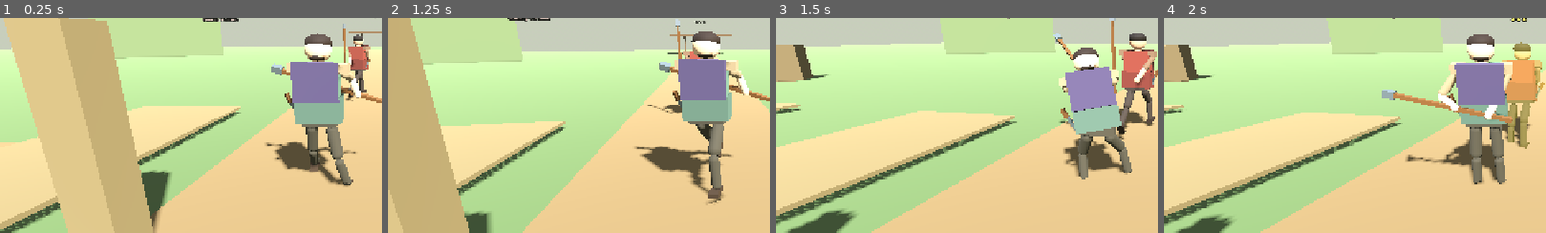
Above: before the commit, frames 1-4 (left to right).
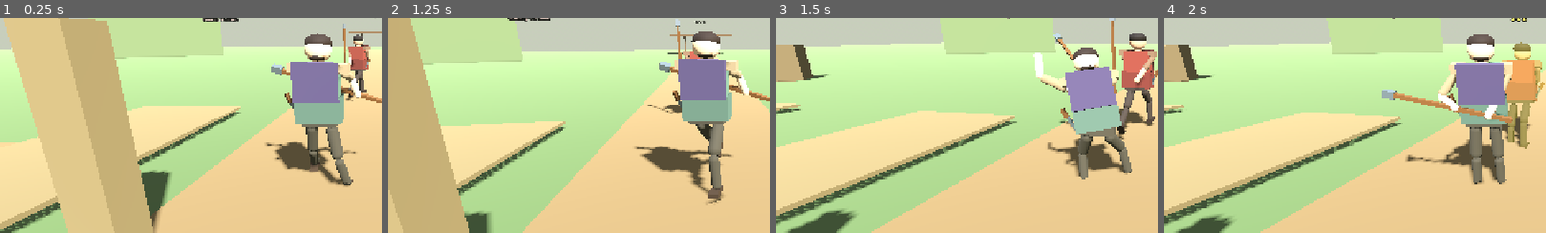
Above: after the commit, the same moments.

Repository: fortins4/devPlayground
Game: Godot game, scene res://scenes/main/main.tscn
Same seed, same stepped clock (60 frames per second), same inputs: the game is played once before the commit and once after it.
Inputs (mouse positions are % of the whole screen's width and height, from its top left):
- Up to frame 1 (0.25 s): no input
- Up to frame 2 (1.25 s): tap Enter at 0.5 s; move the mouse to (55, 50) at 0.52 s; hold W (move_forward) from 0.53 s (still down); hold Right mouse button (attack_heavy) from 0.53 s (still down); click (55, 50) at 0.67 s; tap Space (jump) at 0.77 s
- Up to frame 3 (1.5 s): keep holding W (move_forward); move the mouse to (45, 50) at 1.27 s; release Right mouse button (attack_heavy) at 1.28 s; click (45, 50) at 1.35 s
- Up to frame 4 (2 s): keep holding W (move_forward); tap Space (jump) at 1.52 s
The pictures show only the part of the screen within x 0-50%, y 26-76%; the shares and areas given below are measured in that part.

Frames 1-2 are identical in both runs. In frame 3, 0.6% of the frame differs, in the area x 67-90%, y 16-64%; in frame 4, nothing differs.

Commit message:
fix(combat): spaced goad hands on charged release; keep shaft clear
Root: nearest-shoulder grip piled both palms on the butt, and
_sync_weapon_to_hand overwrote the continuous arc with a one-hand seat —
swing tip still traveled but the body read as a stuck prod.

- Grip fixed stations along the shaft (right ~butt, left mid)
- Skip hand-sync while _swing_arc_live so the arc owns the mesh
- Stronger head clear on top chops; keep L/R mid keys/clearance

Diff:
--- a/scripts/characters/player/player_controller.gd
+++ b/scripts/characters/player/player_controller.gd
@@ -1528,8 +1528,9 @@
 	tip_w = cleared[1]
 	var goad := _place_continuous_shaft(butt_w, tip_w)
 	if goad:
-		_grip_shaft_with(goad, "right_arm", "right_forearm", 0.30)
-		_grip_shaft_with(goad, "left_arm", "left_forearm", 0.24)
+		# Fixed stations along the wood — nearest-to-shoulder piled both hands on the butt.
+		_grip_shaft_at_y(goad, "right_arm", "right_forearm", 0.14)
+		_grip_shaft_at_y(goad, "left_arm", "left_forearm", 0.52)
 
 
 func _continuous_line_at(u: float) -> Array:
@@ -1699,10 +1700,11 @@
 		var p: Vector3 = butt_w.lerp(tip_w, float(i) / 17.0)
 		var hp: Vector3 = head.to_local(p)
 		var along := maxf(dir.dot(face), 0.35)
-		if hp.length() < 0.36:
-			push = maxf(push, (0.42 - hp.length()) / 0.40)
-		if hp.z > -0.18 and hp.length() < 0.55 and absf(hp.y) < 0.42:
-			push = maxf(push, (hp.z + 0.34) / along)
+		var head_r := 0.40 if absf(_swing_arc_aim.x) < 0.35 and _swing_arc_aim.y < -0.5 else 0.36
+		if hp.length() < head_r:
+			push = maxf(push, (head_r + 0.06 - hp.length()) / 0.40)
+		if hp.z > -0.22 and hp.length() < 0.58 and absf(hp.y) < 0.48:
+			push = maxf(push, (hp.z + 0.38) / along)
 		if hp.y < 0.14 and hp.y > -0.52 and hp.z > -0.16 and Vector2(hp.x, hp.z).length() < 0.30:
 			push = maxf(push, (hp.z + 0.30) / along)
 		var tp: Vector3 = torso.to_local(p)
@@ -2166,6 +2168,9 @@
 func _sync_weapon_to_hand() -> void:
 	## Keep hatchet/knife/goad near the right forearm tip so swings read with the arm.
 	if weapon_visual == null or locomotion == null:
+		return
+	# Continuous goad arc placed the shaft + spaced grips. Do not glue to one hand.
+	if _swing_arc_live:
 		return
 	# Hatchet swing tween owns WeaponVisual. Goad/knife stay glued to the hand.
 	if combat and combat.is_attacking and combat.current_weapon == CombatSystem.Weapon.HATCHET:
@@ -2565,6 +2570,34 @@
 	_grip_shaft_with(shaft, "left_arm", "left_forearm", 0.24)
 
 
+func _grip_shaft_at_y(shaft: Node3D, arm_name: String, fore_name: String, shaft_y: float) -> void:
+	## Plant the palm on a fixed station along the goad local Y (butt→tip).
+	var arm := locomotion.get_joint(arm_name) as Node3D
+	var fore := locomotion.get_joint(fore_name) as Node3D
+	if arm == null or fore == null:
+		return
+	var shoulder: Vector3 = arm.global_position
+	var best: Vector3 = shaft.to_global(Vector3(0.0, shaft_y, 0.0))
+	var best_d := shoulder.distance_to(best)
+	if best_d > 0.85:
+		return
+	var l1 := 0.30
+	var palm := 0.22
+	var d := clampf(best_d, 0.12, l1 + palm - 0.01)
+	var dir := (best - shoulder).normalized()
+	var pole := Vector3(0.15, -0.35, 0.4)
+	var bend := pole - dir * pole.dot(dir)
+	if bend.length_squared() < 0.0001:
+		bend = Vector3.DOWN
+	bend = bend.normalized()
+	var cos_a := clampf((l1 * l1 + d * d - palm * palm) / (2.0 * l1 * d), -1.0, 1.0)
+	var sin_a := sqrt(maxf(0.0, 1.0 - cos_a * cos_a))
+	var elbow: Vector3 = shoulder + dir * (l1 * cos_a) + bend * (l1 * sin_a)
+	ToolStrikePoses._store_aim(locomotion, arm, arm_name, elbow - shoulder)
+	var elbow_now: Vector3 = arm.to_global(Vector3(0.0, -l1, 0.0))
+	ToolStrikePoses._store_aim(locomotion, fore, fore_name, best - elbow_now)
+
+
 func _grip_shaft_with(shaft: Node3D, arm_name: String, fore_name: String, _fore_len: float) -> void:
 	var arm := locomotion.get_joint(arm_name) as Node3D
 	var fore := locomotion.get_joint(fore_name) as Node3D
